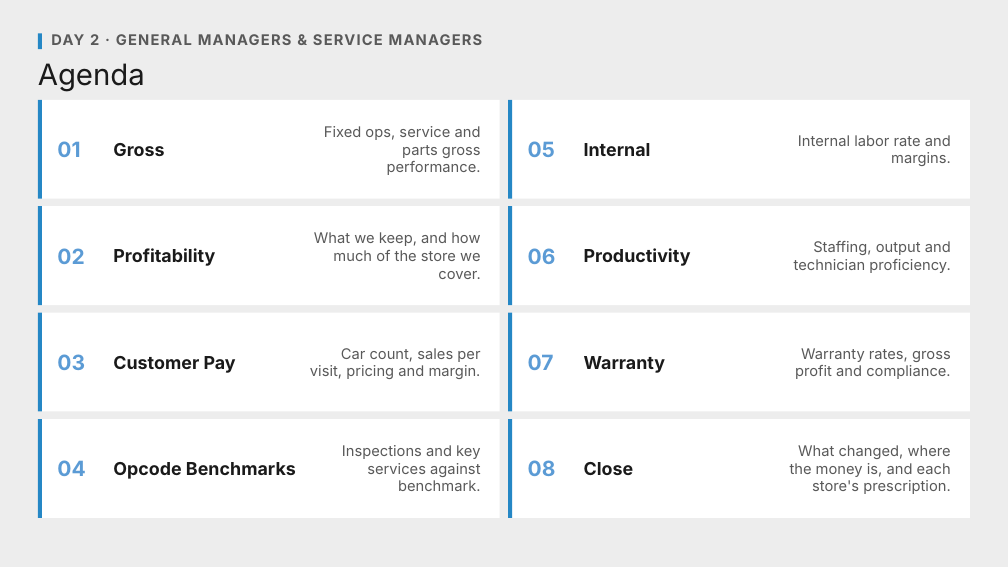
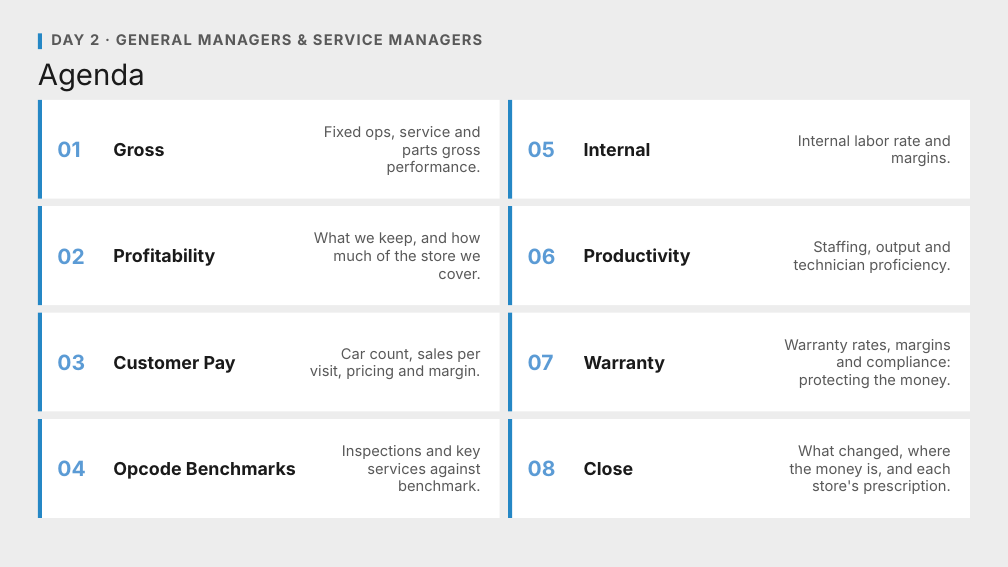
Before and after one commit to Ndresner/Noah, a slide deck: slide 1 of day2-deck/decks/Section Dividers - Review.pptx. Drawn at 1008x567 pixels with LibreOffice and Linux fonts; fonts in the diff are those of the drawing. Boxes give left, top, right and bottom in pixels: in the first picture for what was removed or moved away, otherwise in the second. Text is boxed around its words. In the diff, an @@ line names an element or a change of style, - is before the commit and + after.

```diff
--- a/day2-deck/decks/Section Dividers - Review.pptx
+++ b/day2-deck/decks/Section Dividers - Review.pptx
@@ text at <box>784,339,951,388</box>: text changed @@
-Warranty rates, gross profit and compliance.
+Warranty rates, margins and compliance: protecting the money.
```
Also in this commit, not shown: 1 other slide changed, 1 other file.
